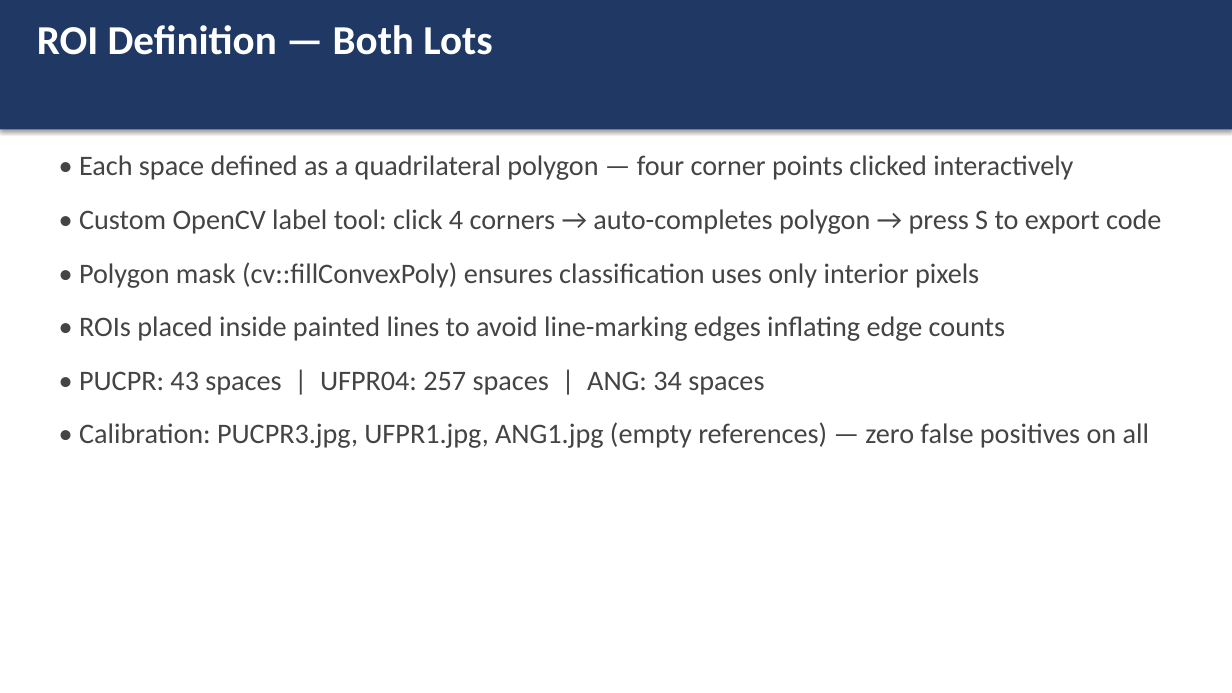
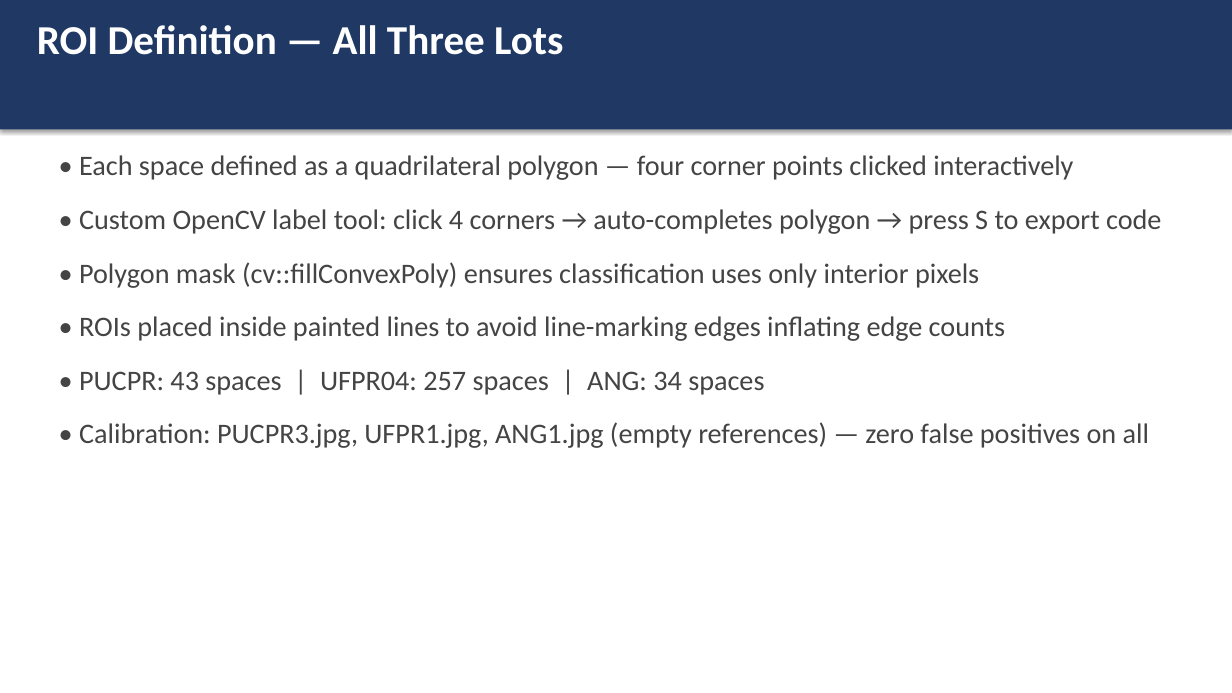
Before and after one commit to realkyle/CVFinalProject, a slide deck: slide 5 of docs/slides.pptx. Drawn at 1232x693 pixels with LibreOffice and Linux fonts; fonts in the diff are those of the drawing. Boxes give left, top, right and bottom in pixels: in the first picture for what was removed or moved away, otherwise in the second. Text is boxed around its words. In the diff, an @@ line names an element or a change of style, - is before the commit and + after.

```diff
--- a/docs/slides.pptx
+++ b/docs/slides.pptx
@@ text at (37, 25, 563, 55): text changed @@
-ROI Definition — Both Lots
+ROI Definition — All Three Lots
```
Also in this commit, not shown: 1 other slide changed, 1 other file.
